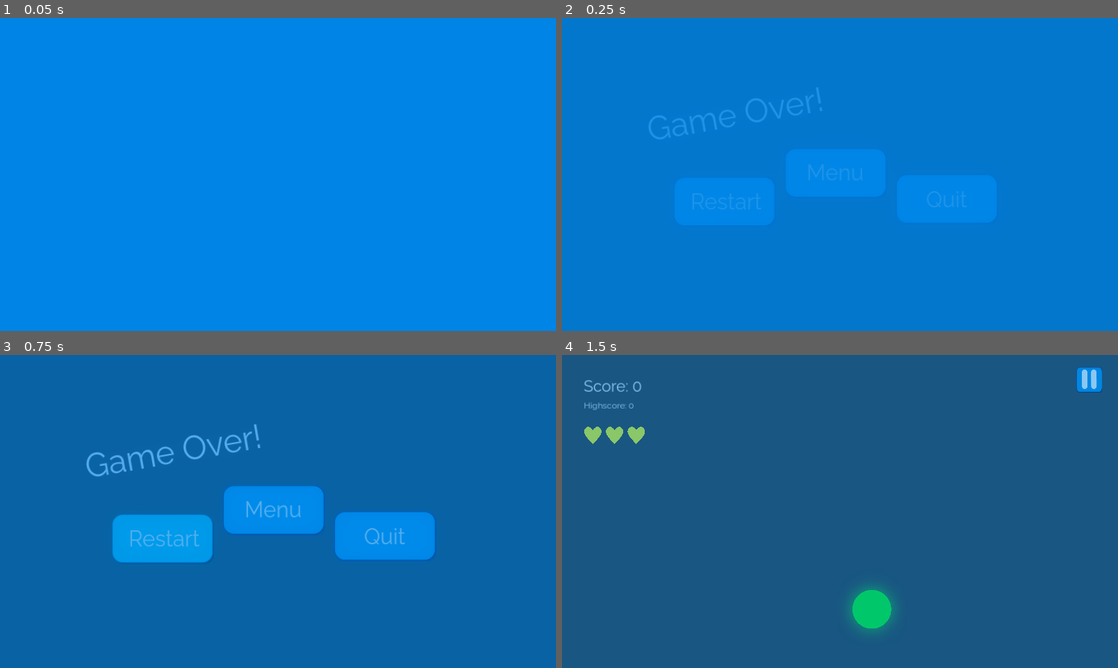
Above: before the commit, frames 1-4 (two rows, left to right).
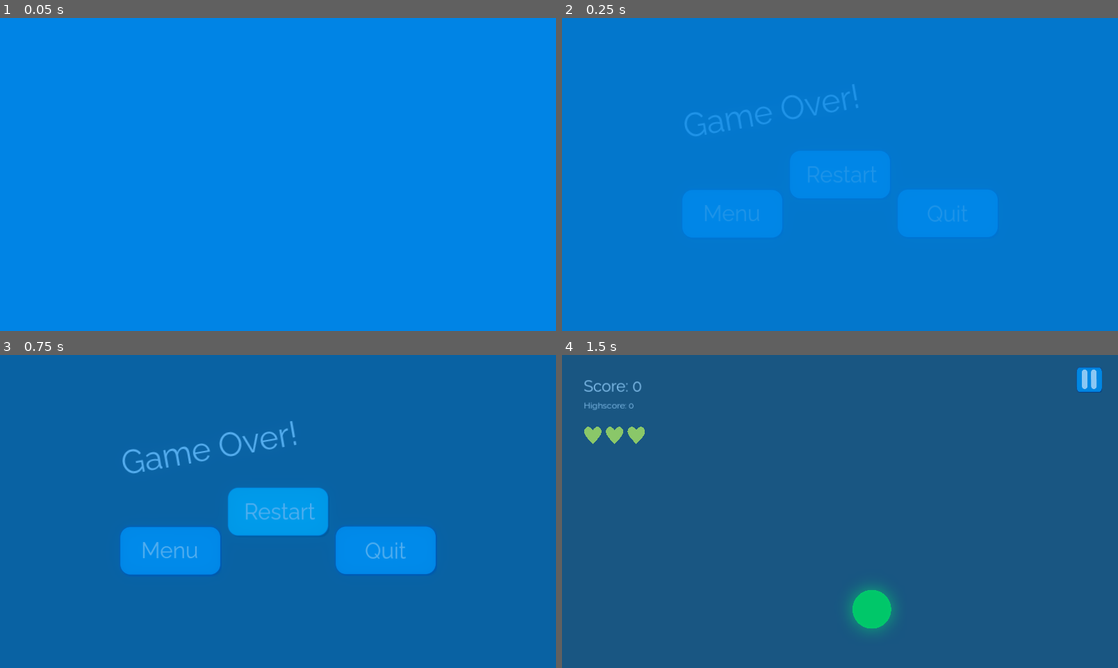
Above: after the commit, the same moments.

Repository: SkyDustGames/color-catcher
Game: Godot game, scene res://scenes/game_over.tscn
The game is run twice, just before and just after one commit, with the same random seed, the same clock (stepped at 60 frames per second) and the same inputs. This scene is started directly instead of the project's main scene.
Inputs:
- Up to frame 1 (0.05 s): no input
- Up to frame 2 (0.25 s): no input
- Up to frame 3 (0.75 s): click "Restart" at 0.5 s
- Up to frame 4 (1.5 s): tap Enter at 1.25 s; hold Right (move_right) from 1.28 s (still down)

Frame 1 is identical in both runs. In frame 2, 3.6% of the frame differs, in the area x 15-79%, y 21-70%; in frame 3, 5.8%, in the area x 15-79%, y 21-71%; in frame 4, nothing differs.

Commit message:
Fix: cannot move on mobile & game over menu not centered

Diff:
--- a/scenes/game.tscn
+++ b/scenes/game.tscn
@@ -218,7 +218,6 @@
 [node name="Spawner" parent="Environment" instance=ExtResource("4_rg2xs")]
 
 [node name="MoveLeft" type="TouchScreenButton" parent="Environment"]
-visible = false
 position = Vector2(-2777, -1355)
 scale = Vector2(6.58594, 6.94531)
 texture_normal = ExtResource("5_kobak")
@@ -227,7 +226,6 @@
 action = "move_left"
 
 [node name="MoveRight" type="TouchScreenButton" parent="Environment"]
-visible = false
 position = Vector2(599, -1536)
 scale = Vector2(6.13281, 6.94141)
 texture_normal = ExtResource("5_kobak")
--- a/scenes/game_over.tscn
+++ b/scenes/game_over.tscn
@@ -23,22 +23,36 @@
 script = ExtResource("1_l0yc6")
 
 [node name="Label" type="Label" parent="."]
-layout_mode = 0
-offset_left = 189.0
-offset_top = 213.148
-offset_right = 616.0
-offset_bottom = 305.148
+layout_mode = 1
+anchors_preset = 8
+anchor_left = 0.5
+anchor_top = 0.5
+anchor_right = 0.5
+anchor_bottom = 0.5
+offset_left = -368.0
+offset_top = -154.0
+offset_right = 58.9999
+offset_bottom = -62.0
+grow_horizontal = 2
+grow_vertical = 2
 rotation = -0.174533
 theme_override_fonts/font = ExtResource("2_txt7f")
 theme_override_font_sizes/font_size = 75
 text = "Game Over!"
 
 [node name="Restart" type="TextureButton" parent="."]
-layout_mode = 0
-offset_left = 255.0
-offset_top = 363.148
-offset_right = 493.0
-offset_bottom = 482.148
+layout_mode = 1
+anchors_preset = 8
+anchor_left = 0.5
+anchor_top = 0.5
+anchor_right = 0.5
+anchor_bottom = 0.5
+offset_left = -119.0
+offset_top = -59.5
+offset_right = 119.0
+offset_bottom = 59.5
+grow_horizontal = 2
+grow_vertical = 2
 texture_normal = ExtResource("3_g85kk")
 texture_pressed = ExtResource("4_llm4i")
 texture_hover = ExtResource("5_700e8")
@@ -55,11 +69,18 @@
 text = "Restart"
 
 [node name="MainMenu" type="TextureButton" parent="."]
-layout_mode = 0
-offset_left = 511.0
-offset_top = 297.148
-offset_right = 749.0
-offset_bottom = 416.148
+layout_mode = 1
+anchors_preset = 8
+anchor_left = 0.5
+anchor_top = 0.5
+anchor_right = 0.5
+anchor_bottom = 0.5
+offset_left = -367.0
+offset_top = 31.0
+offset_right = -129.0
+offset_bottom = 150.0
+grow_horizontal = 2
+grow_vertical = 2
 texture_normal = ExtResource("3_g85kk")
 texture_pressed = ExtResource("4_llm4i")
 texture_hover = ExtResource("5_700e8")
@@ -76,11 +97,18 @@
 text = "Menu"
 
 [node name="Quit" type="TextureButton" parent="."]
-layout_mode = 0
-offset_left = 767.0
-offset_top = 357.148
-offset_right = 1005.0
-offset_bottom = 476.148
+layout_mode = 1
+anchors_preset = 8
+anchor_left = 0.5
+anchor_top = 0.5
+anchor_right = 0.5
+anchor_bottom = 0.5
+offset_left = 129.0
+offset_top = 30.0
+offset_right = 367.0
+offset_bottom = 149.0
+grow_horizontal = 2
+grow_vertical = 2
 texture_normal = ExtResource("3_g85kk")
 texture_pressed = ExtResource("4_llm4i")
 texture_hover = ExtResource("5_700e8")
--- a/scenes/menu.tscn
+++ b/scenes/menu.tscn
@@ -62,10 +62,10 @@
 anchor_top = 0.5
 anchor_right = 0.5
 anchor_bottom = 0.5
-offset_left = -119.0
-offset_top = -59.5
-offset_right = 119.0
-offset_bottom = 59.5
+offset_left = -382.0
+offset_top = 41.0
+offset_right = -144.0
+offset_bottom = 160.0
 grow_horizontal = 2
 grow_vertical = 2
 texture_normal = ExtResource("3_fjj4i")
@@ -90,10 +90,10 @@
 anchor_top = 0.5
 anchor_right = 0.5
 anchor_bottom = 0.5
-offset_left = -382.0
-offset_top = 41.0
-offset_right = -144.0
-offset_bottom = 160.0
+offset_left = -119.0
+offset_top = -60.0
+offset_right = 119.0
+offset_bottom = 59.0
 grow_horizontal = 2
 grow_vertical = 2
 texture_normal = ExtResource("3_fjj4i")
